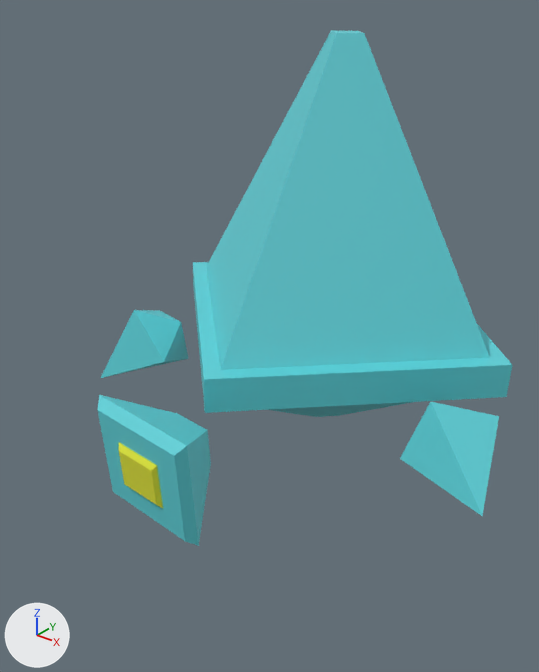
What one commit did to the FBX model content/assets/vanilla/prismar.fbx.
Rendered twice from a 50 mm lens placed at (0.00511, -0.00723, 0.00671), pointed at (0.00004, -0.0009, 0.00279). Arrows for +X, +Y and +Z are at lower left; the lights stay in place. The first picture is the older version. Where no turn or scale is listed for an object, it has been applied to the vertices.

Names of what the first picture shows: 'Arm1', 'Arm2', 'Body', 'Head'.
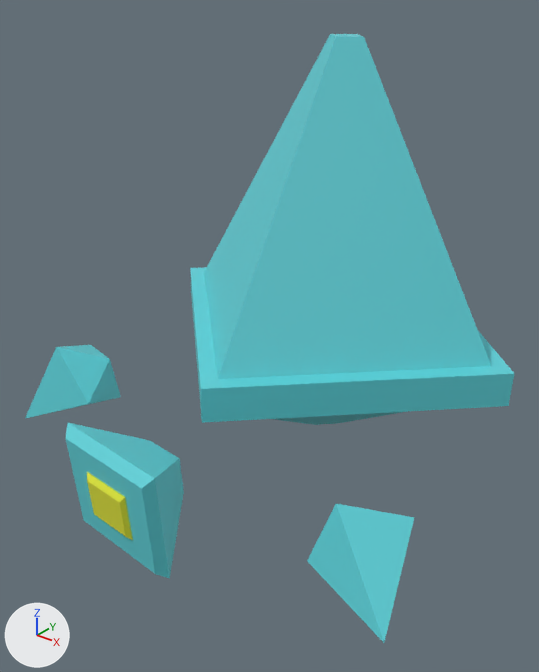
Commit message: Fixed Prismar model

Where the newer file only moved an object's origin or applied its transform, the numbers keep the older frame.

The change in detail:
me_cube_004 is used by ob_arm2; location (-0.00197, -0.00094, 0.00212).
me_cube_004 had 6 vertices, 8 faces and spanned x -0.000636..0.000504, y -0.00051..0.000445, z -0.000602..0.000528.
me_cube_004 now has 6 vertices, 8 faces and spans x -0.000661..0.00048, y -0.001762..-0.000807, z -0.000671..0.000458.
me_cube_004 part 3: the whole mesh is moved by (-0.000024, -0.001252, -0.00007).
me_cube_001 is used by ob_body; location (-0.00002, 0.0005, 0.00246).
me_cube_001 had 24 vertices, 22 faces and spanned x -0.00254..0.00254, y -0.00253..0.00253, z -0.00143..0.00366.
me_cube_001 now has 24 vertices, 22 faces and spans x -0.00245..0.00262, y -0.00267..0.00239, z -0.00146..0.00364.
me_cube_001 part 2: the whole mesh is moved by (0.00009, -0.00014, -0.00003).
me_cube_002 is used by ob_head; location (0.00004, -0.00224, 0.00202).
me_cube_002 had 20 vertices, 18 faces and spanned x -0.000731..0.000668, y -0.000867..0.000026, z -0.000763..0.000637.
me_cube_002 now has 20 vertices, 18 faces and spans x -0.000741..0.000658, y -0.001296..-0.000404, z -0.000903..0.000496.
me_cube_002 part 4: the whole mesh is moved by (-0.00001, -0.000429, -0.00014).
me_cube_003 is used by ob_arm1; location (0.00245, -0.00078, 0.00216).
me_cube_003 had 6 vertices, 8 faces and spanned x -0.000487..0.000689, y -0.000732..0.000424, z -0.000492..0.000525.
me_cube_003 now has 6 vertices, 8 faces and spans x -0.000631..0.000545, y -0.002248..-0.001092, z -0.000953..0.000064.
me_cube_003 part 1: the whole mesh is moved by (-0.000143, -0.001516, -0.000461).

Where the change shows, as pixel boxes [x1, y1, x2, y2] in the pictures (539 x 672 px):
'Body', moved: before [193, 30, 512, 417]; after [190, 34, 514, 425]
'Head', moved: before [97, 395, 211, 546]; after [65, 423, 184, 578]
'Arm1', moved: before [400, 402, 499, 516]; after [307, 504, 414, 643]
'Arm2', moved: before [101, 310, 189, 378]; after [25, 345, 121, 418]
